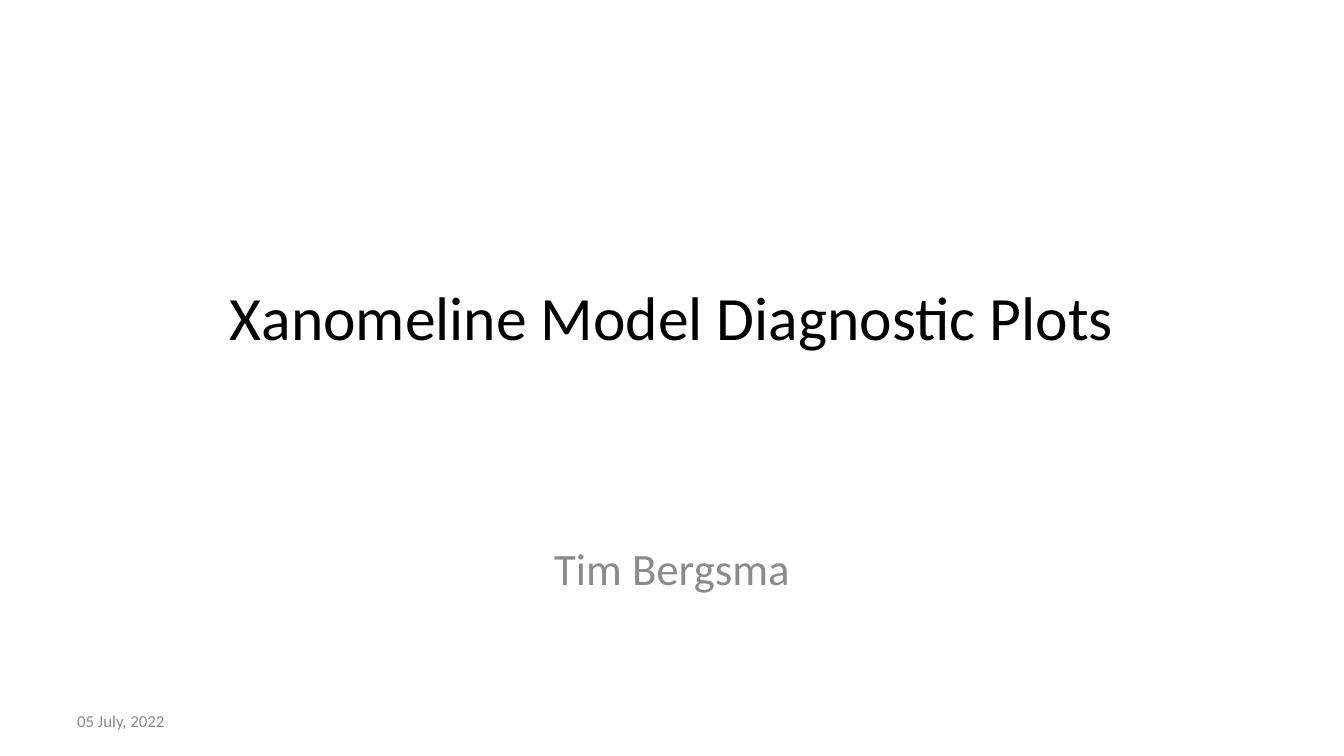
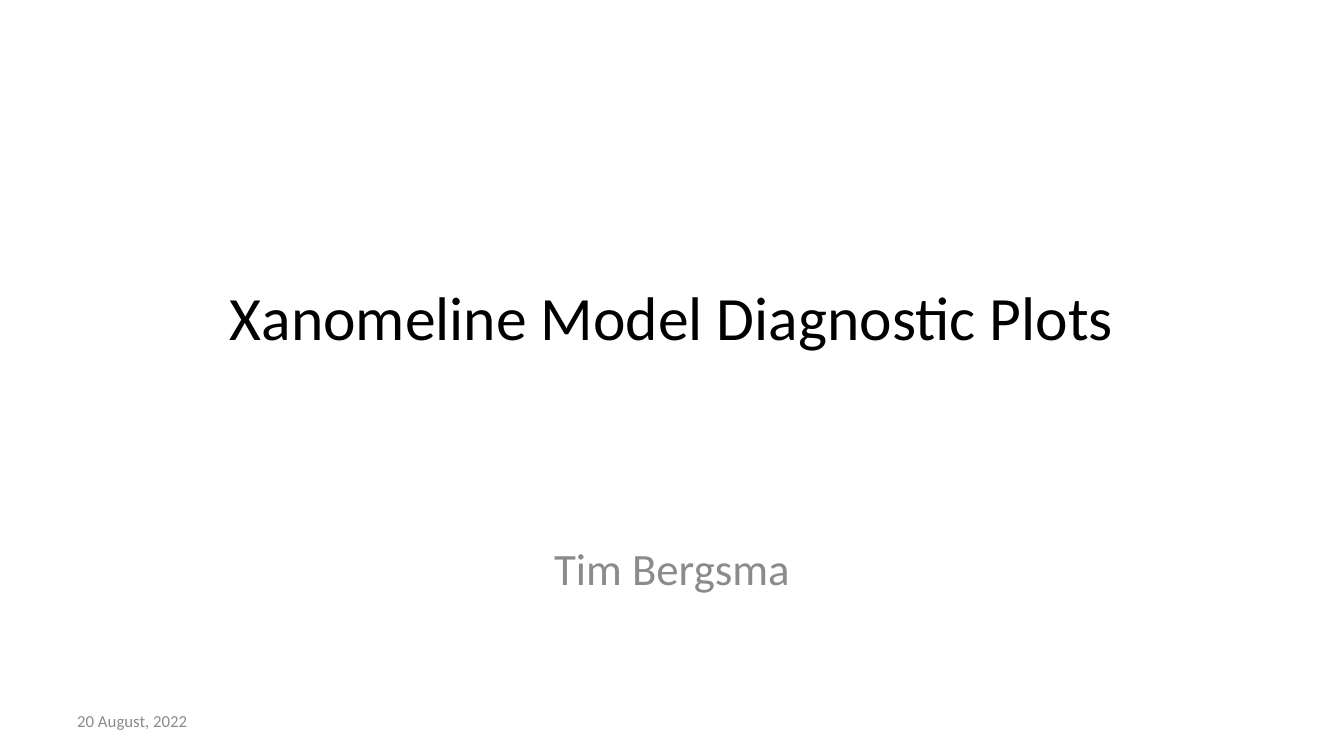
Before and after one commit to bergsmat/yamlet, a slide deck: slide 1 of inst/extdata/modeling/diagnostics.pptx. Drawn at 1344x756 pixels with LibreOffice and Linux fonts; fonts in the diff are those of the drawing. Boxes give left, top, right and bottom in pixels: in the first picture for what was removed or moved away, otherwise in the second. Text is boxed around its words. In the diff, an @@ line names an element or a change of style, - is before the commit and + after.

Commit message:
diagnostics updates

```diff
--- a/inst/extdata/modeling/diagnostics.pptx
+++ b/inst/extdata/modeling/diagnostics.pptx
@@ text at [77,716,187,730]: text changed @@
-05 July, 2022
+20 August, 2022
```
Also in this commit, not shown: 2 other slides changed, 15 other files.
